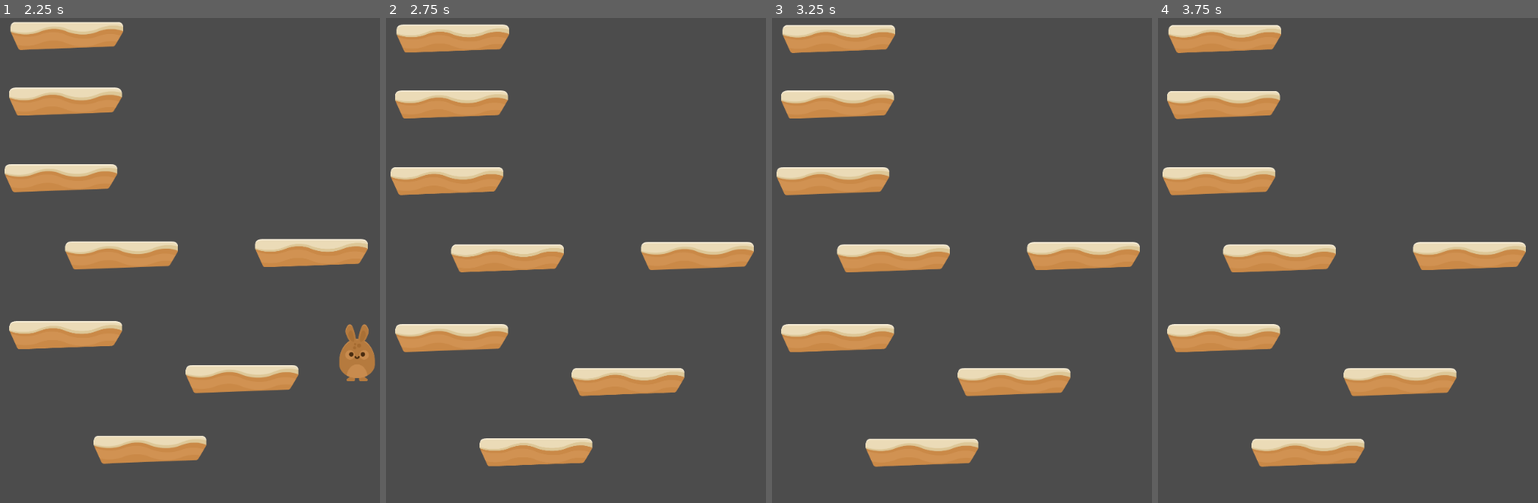
Above: before the commit, frames 1-4 (left to right).
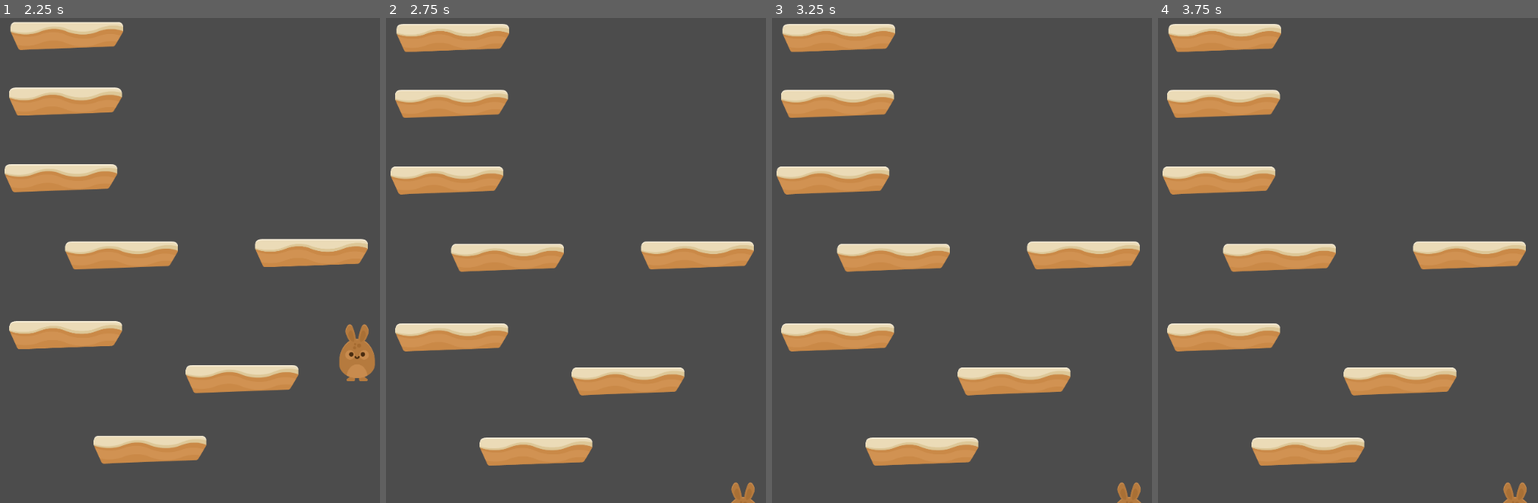
Above: after the commit, the same moments.

Repository: gguzman89/mariojumpi
Game: Godot game, scene res://main.tscn
The game is run twice, just before and just after one commit, with the same random seed, the same clock (stepped at 60 frames per second) and the same inputs.
Inputs:
- Up to frame 1 (2.25 s): hold Right (ui_right) 0.53-2.03 s; hold Left (ui_left) from 2.03 s (still down)
- Up to frame 2 (2.75 s): keep holding Left (ui_left)
- Up to frame 3 (3.25 s): release Left (ui_left) at 2.78 s; hold Right (ui_right) from 2.78 s (still down)
- Up to frame 4 (3.75 s): keep holding Right (ui_right); tap Enter at 3.5 s

Frame 1 is identical in both runs. In frame 2, 2.0% of the frame differs, in the area x 1-98%, y 1-100%; in frame 3, 2.5%; in frame 4, 2.6%.

Commit message:
add pause game

Diff:
--- a/Player/jumpi.gd
+++ b/Player/jumpi.gd
@@ -9,6 +9,8 @@
 
 var acc = Vector2()
 var vel = Vector2()
+
+signal _game_over
 
 func _ready():
 	set_physics_process(true)
@@ -36,4 +38,5 @@
 
 
 func _on_viewport_exited(viewport):
-	print("Game Over!")
+	emit_signal("_game_over")
+#	queue_free()
--- a/main.gd
+++ b/main.gd
@@ -4,7 +4,6 @@
 onready var plataform_container = get_node("plataform_container")
 
 onready var p0 = get_node("StaticBody2D")
-
 onready var p10 = get_node("StaticBody2D10")
 
 var pos = Vector2.ZERO
@@ -16,6 +15,7 @@
 	pos.x = $StaticBody2D10.position.x
 	pos.y = $StaticBody2D10.position.y
 
+	$KinematicBody2D.connect("_game_over",self, "_on_game_over")
 func _process(delta):
 	if plataform_container.get_child_count() <= 5:
 		spawn_plataform(3)
@@ -34,3 +34,7 @@
 func _on_exited_left(viewport):
 #	queue_free()
 	print("salio de la vista")
+
+func _on_game_over():
+	print("Game Over!")
+	get_tree().paused = true
--- a/main.tscn
+++ b/main.tscn
@@ -9,6 +9,7 @@
 [ext_resource path="res://assets/Background/bg_layer1.png" type="Texture" id=7]
 
 [node name="Node" type="Node"]
+pause_mode = 1
 script = ExtResource( 1 )
 
 [node name="StaticBody2D" parent="." instance=ExtResource( 2 )]
